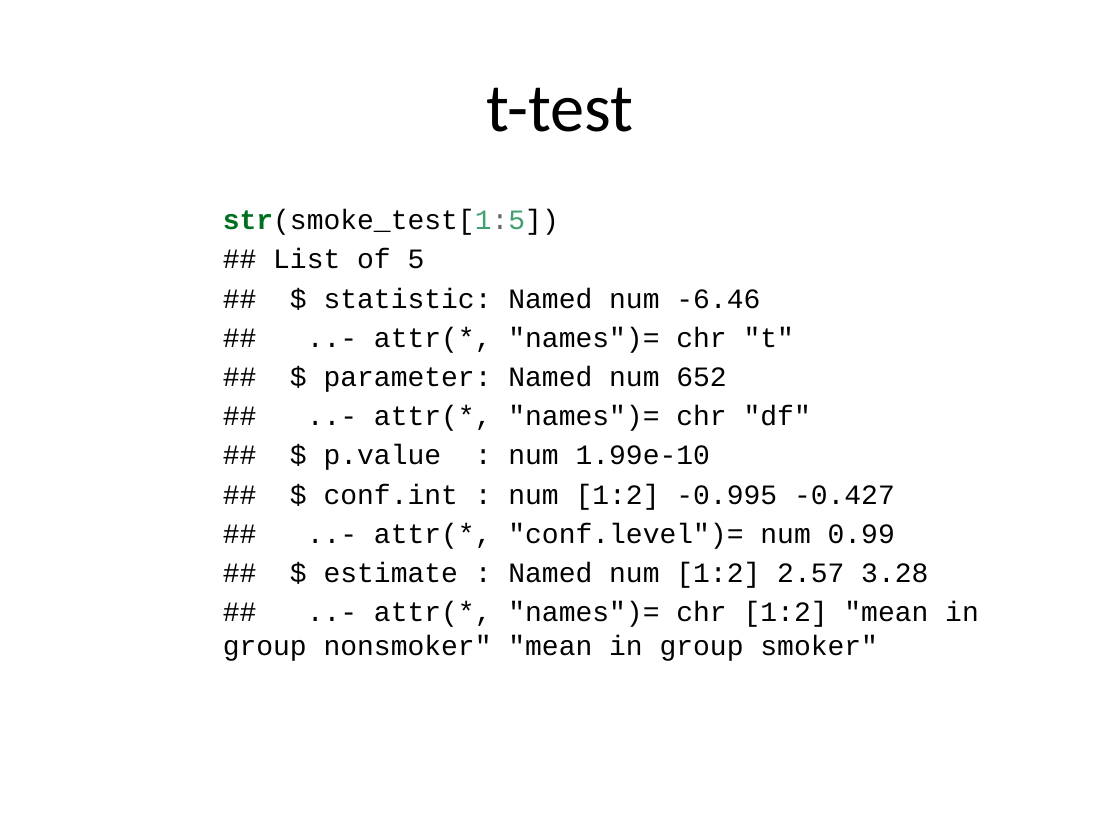
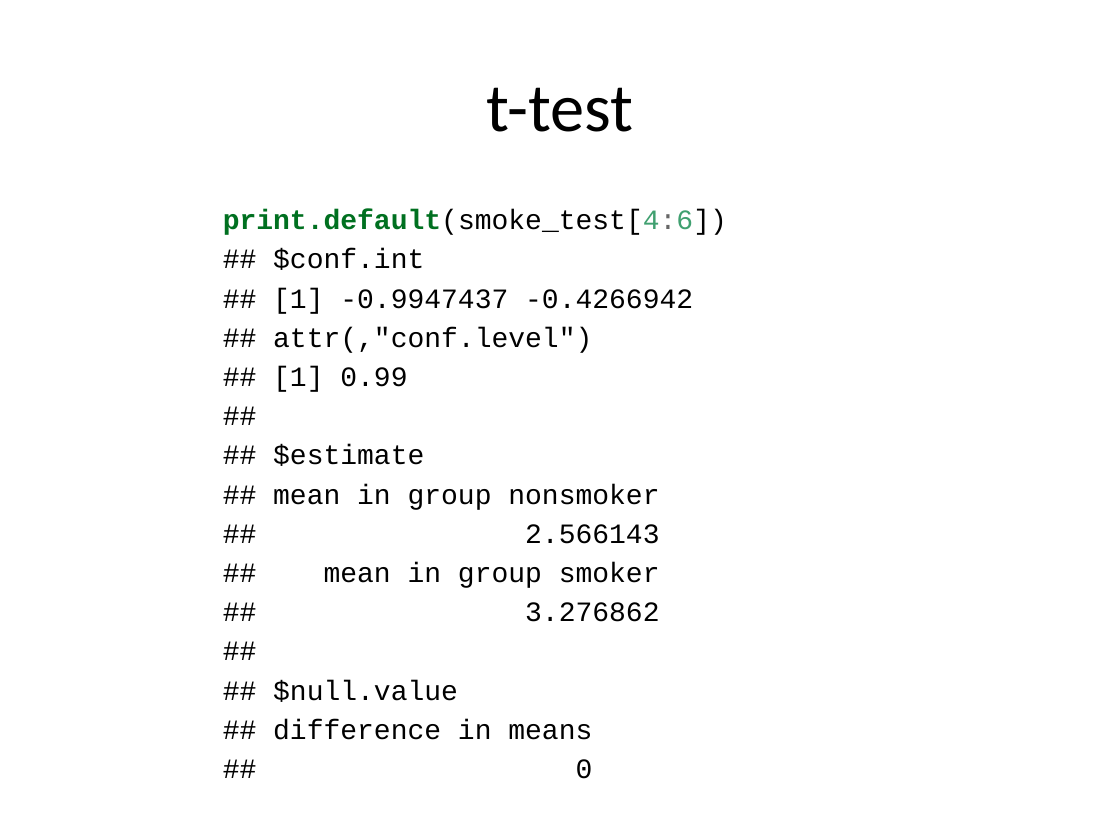
Before and after one commit to pmean/classes, a slide deck: slide 21 of introduction-to-r/src/v07-slides-and-speaker-notes.pptx (slide 16 before the commit). Drawn at 1120x840 pixels with LibreOffice and Linux fonts; fonts in the diff are those of the drawing. Boxes give left, top, right and bottom in pixels: in the first picture for what was removed or moved away, otherwise in the second. Text is boxed around its words. In the diff, an @@ line names an element or a change of style, - is before the commit and + after.

```diff
--- a/introduction-to-r/src/v07-slides-and-speaker-notes.pptx
+++ b/introduction-to-r/src/v07-slides-and-speaker-notes.pptx
@@ text at (223,209,727,740): text changed @@
-str(smoke_test[1:5])
-## List of 5
-## $ statistic: Named num -6.46
-## ..- attr(*, "names")= chr "t"
-## $ parameter: Named num 652
-## ..- attr(*, "names")= chr "df"
-## $ p.value : num 1.99e-10
-## $ conf.int : num [1:2] -0.995 -0.427
-## ..- attr(*, "conf.level")= num 0.99
-## $ estimate : Named num [1:2] 2.57 3.28
-## ..- attr(*, "names")= chr [1:2] "mean in group nonsmoker" "mean in group smoker"
+print.default(smoke_test[4:6])
+## $conf.int
+## [1] -0.9947437 -0.4266942
+## attr(,"conf.level")
+## [1] 0.99
+##
+## $estimate
+## mean in group nonsmoker
+## 2.566143
+## mean in group smoker
+## 3.276862
+##
+## $null.value
+## difference in means
+## 0
```
Also in this commit, not shown: 9 other slides changed, 28 slides added, 1 slide removed, 25 other files.
